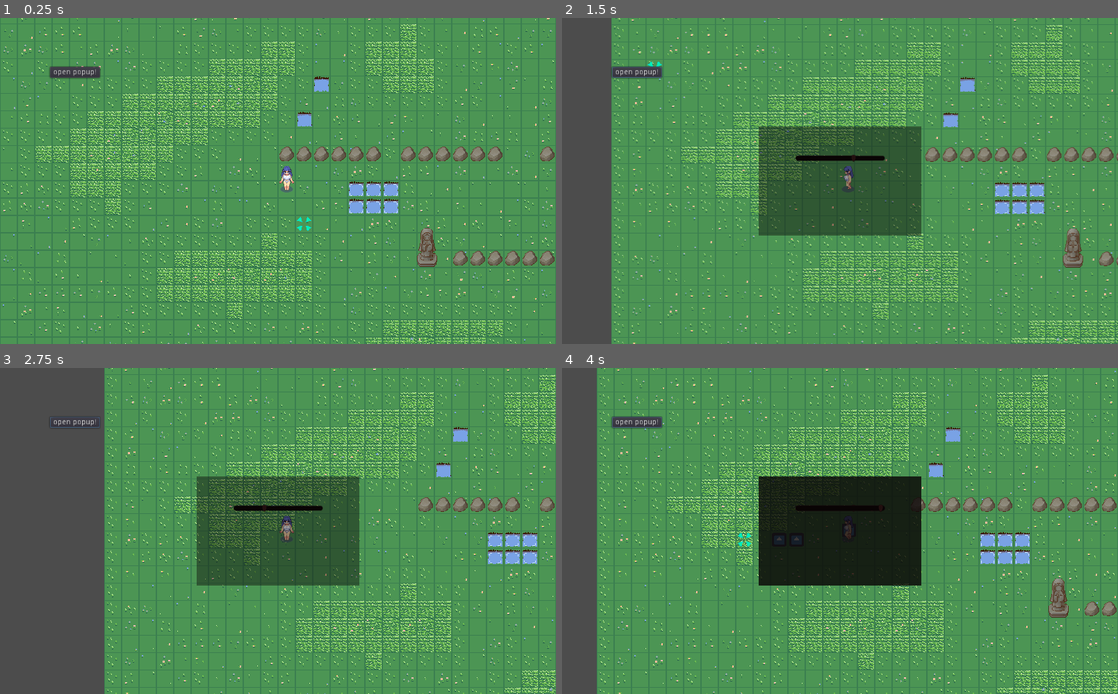
Above: before the commit, frames 1-4 (two rows, left to right).
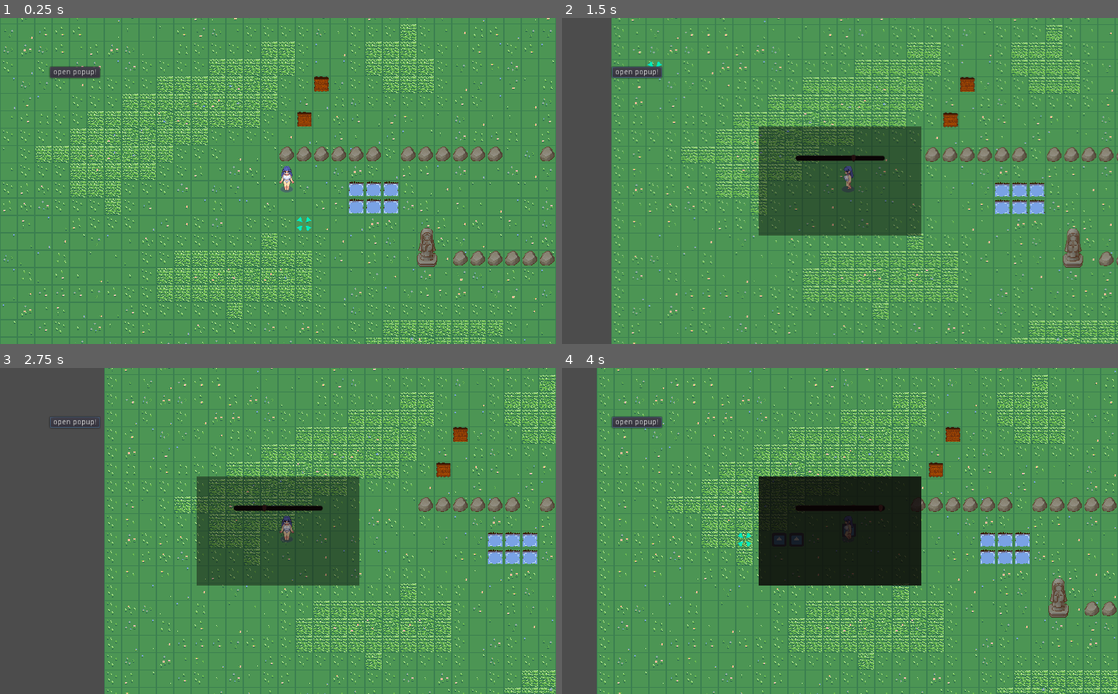
Above: after the commit, the same moments.

Repository: Josephkhland/gwj58
Game: Godot game, scene res://Scenes/BaseGameUI/BaseGameUI.tscn
The game is run twice, just before and just after one commit, with the same random seed, the same clock (stepped at 60 frames per second) and the same inputs. The engine's default icon, where the game draws it, is replaced by a stand-in: a white triangle on a blue panel in a dark square.
Inputs (mouse positions are in pixels of both pictures, inside the frame that each line leads up to):
- Up to frame 1 (0.25 s): no input
- Up to frame 2 (1.5 s): click "open popup!" at 0.5 s; click "open popup!" at 1.25 s
- Up to frame 3 (2.75 s): click "open popup!" at 2 s
- Up to frame 4 (4 s): tap Enter (ui_accept) at 2.75, 3.02, 3.77 s; move the mouse to (962, 514) at 2.77 s; press the mouse at (962, 514) at 2.78 s; move the mouse to (728, 547) at 3.52 s; release the mouse at (728, 547) at 3.53 s; click (728, 547) at 3.6 s

The runs differ from the first frame. In frame 1, 0.2% of the frame differs, in the area x 53-60%, y 17-34%; in frame 2, 0.2%, in the area x 68-75%, y 18-34%; in frame 3, 0.2%; in frame 4, 0.2%.

Commit message:
Plant Object Animations

Diff:
--- a/Scenes/PlantObject/PlantObject.gd
+++ b/Scenes/PlantObject/PlantObject.gd
@@ -10,6 +10,7 @@
 var step_time : float = 0.1
 
 var harvestable : bool = true
+var hosting_plot = null
 
 var harvest_list : Dictionary = {}
 # Called when the node enters the scene tree for the first time.
@@ -18,25 +19,53 @@
 var harvest_changes : Dictionary = {
 	GlobalVariables.PlantGrowthLevel.Seed : HarvestChange.new(),
 	GlobalVariables.PlantGrowthLevel.Growing : HarvestChange.new(),
-	GlobalVariables.PlantGrowthLevel.Ready : HarvestChange.new()
+	GlobalVariables.PlantGrowthLevel.Ready : HarvestChange.new(),
+	GlobalVariables.PlantGrowthLevel.Rotting : HarvestChange.new()
 }
 
+var action_animation_playing = false
+var count_since_last_animation = 0;
+
+func _process(delta):
+	count_since_last_animation += delta
+	if action_animation_playing == false and (growth_level == GlobalVariables.PlantGrowthLevel.Ready or growth_level == GlobalVariables.PlantGrowthLevel.Rotting):
+		if GlobalVariables.rng.randi_range(0,120) < count_since_last_animation:
+			count_since_last_animation = 0
+			action_animation_playing = true
+			match growth_level:
+				GlobalVariables.PlantGrowthLevel.Ready:
+					$Sprite.play("ready_blown")
+				GlobalVariables.PlantGrowthLevel.Rotting:
+					$Sprite.play("wilt_action")
 
 func _ready():
+	$Sprite.animation = "seed_state"
 	step_timer.wait_time = step_time
 	step_timer.start()
 	global_position = GlobalVariables.snap_to_grid(global_position)
 
 func destroy_plant():
+	hosting_plot.is_planted = false
 	queue_free()
 
 func grow():
-	if (growth_level >= GlobalVariables.PlantGrowthLevel.Ready):
+	if (growth_level >= GlobalVariables.PlantGrowthLevel.Rotting):
 		destroy_plant()
 	harvestable = harvest_changes[growth_level].Harvestable
 	step_time = harvest_changes[growth_level].StepTime
 	growth_per_step = harvest_changes[growth_level].GrowthPerStep
 	harvest_list = harvest_changes[growth_level].NewHarvestList
+
+	match growth_level:
+		GlobalVariables.PlantGrowthLevel.Seed:
+				$Sprite.animation = "growing_state"
+		GlobalVariables.PlantGrowthLevel.Growing:
+			$Sprite.animation = "ready_blown"
+			action_animation_playing = true
+
+		GlobalVariables.PlantGrowthLevel.Ready:
+			$Sprite.animation = "wilt_action"
+			action_animation_playing = true
 	growth_level+= 1
 
 func _on_StepTimer_timeout():
@@ -45,7 +74,6 @@
 	#print("PROGRESS")
 	#print(growth_progress)
 	if growth_progress >= 1:
-		print(growth_level)
 		growth_progress = 0
 		grow()
 		step_timer.wait_time = step_time
@@ -74,3 +102,13 @@
 	print("ITEM RETRIEVED: " + item_key_selected)
 	#More Code should be added here about actually giving the item to the player.
 	return true
+
+
+
+func _on_Sprite_animation_finished():
+	if $Sprite.animation == "wilt_action":
+		$Sprite.animation = "wilty_state"
+		action_animation_playing = false
+	elif $Sprite.animation == "ready_blown":
+		$Sprite.animation = "ready_state"
+		action_animation_playing = false
--- a/Scenes/PlantObject/PlantObject.tscn
+++ b/Scenes/PlantObject/PlantObject.tscn
@@ -1,24 +1,264 @@
-[gd_scene load_steps=3 format=2]
-
-[ext_resource path="res://icon.png" type="Texture" id=1]
+[gd_scene load_steps=45 format=2]
+
+[ext_resource path="res://Assets/Original/Sprites/gwj58-readyPlant.png" type="Texture" id=1]
 [ext_resource path="res://Scenes/PlantObject/PlantObject.gd" type="Script" id=2]
+[ext_resource path="res://Assets/Original/Sprites/gwj58-wiltingPlant.png" type="Texture" id=3]
+[ext_resource path="res://Assets/Original/Sprites/gwj58-growingPlant.png" type="Texture" id=4]
+[ext_resource path="res://Assets/Original/Sprites/gwj58-seedPlant.png" type="Texture" id=5]
+
+[sub_resource type="AtlasTexture" id=1]
+flags = 4
+atlas = ExtResource( 4 )
+region = Rect2( 0, 0, 32, 64 )
+
+[sub_resource type="AtlasTexture" id=2]
+flags = 4
+atlas = ExtResource( 4 )
+region = Rect2( 32, 0, 32, 64 )
+
+[sub_resource type="AtlasTexture" id=3]
+flags = 4
+atlas = ExtResource( 4 )
+region = Rect2( 64, 0, 32, 64 )
+
+[sub_resource type="AtlasTexture" id=4]
+flags = 4
+atlas = ExtResource( 4 )
+region = Rect2( 96, 0, 32, 64 )
+
+[sub_resource type="AtlasTexture" id=5]
+flags = 4
+atlas = ExtResource( 4 )
+region = Rect2( 128, 0, 32, 64 )
+
+[sub_resource type="AtlasTexture" id=6]
+flags = 4
+atlas = ExtResource( 4 )
+region = Rect2( 160, 0, 32, 64 )
+
+[sub_resource type="AtlasTexture" id=7]
+flags = 4
+atlas = ExtResource( 4 )
+region = Rect2( 192, 0, 32, 64 )
+
+[sub_resource type="AtlasTexture" id=8]
+flags = 4
+atlas = ExtResource( 4 )
+region = Rect2( 224, 0, 32, 64 )
+
+[sub_resource type="AtlasTexture" id=9]
+flags = 4
+atlas = ExtResource( 4 )
+region = Rect2( 256, 0, 32, 64 )
+
+[sub_resource type="AtlasTexture" id=10]
+flags = 4
+atlas = ExtResource( 4 )
+region = Rect2( 288, 0, 32, 64 )
+
+[sub_resource type="AtlasTexture" id=11]
+flags = 4
+atlas = ExtResource( 4 )
+region = Rect2( 320, 0, 32, 64 )
+
+[sub_resource type="AtlasTexture" id=12]
+flags = 4
+atlas = ExtResource( 4 )
+region = Rect2( 352, 0, 32, 64 )
+
+[sub_resource type="AtlasTexture" id=13]
+flags = 4
+atlas = ExtResource( 4 )
+region = Rect2( 384, 0, 32, 64 )
+
+[sub_resource type="AtlasTexture" id=14]
+flags = 4
+atlas = ExtResource( 4 )
+region = Rect2( 416, 0, 32, 64 )
+
+[sub_resource type="AtlasTexture" id=15]
+flags = 4
+atlas = ExtResource( 4 )
+region = Rect2( 448, 0, 32, 64 )
+
+[sub_resource type="AtlasTexture" id=16]
+flags = 4
+atlas = ExtResource( 1 )
+region = Rect2( 0, 0, 32, 64 )
+
+[sub_resource type="AtlasTexture" id=17]
+flags = 4
+atlas = ExtResource( 1 )
+region = Rect2( 32, 0, 32, 64 )
+
+[sub_resource type="AtlasTexture" id=18]
+flags = 4
+atlas = ExtResource( 1 )
+region = Rect2( 64, 0, 32, 64 )
+
+[sub_resource type="AtlasTexture" id=19]
+flags = 4
+atlas = ExtResource( 1 )
+region = Rect2( 96, 0, 32, 64 )
+
+[sub_resource type="AtlasTexture" id=20]
+flags = 4
+atlas = ExtResource( 1 )
+region = Rect2( 128, 0, 32, 64 )
+
+[sub_resource type="AtlasTexture" id=21]
+flags = 4
+atlas = ExtResource( 1 )
+region = Rect2( 160, 0, 32, 64 )
+
+[sub_resource type="AtlasTexture" id=22]
+flags = 4
+atlas = ExtResource( 1 )
+region = Rect2( 192, 0, 32, 64 )
+
+[sub_resource type="AtlasTexture" id=23]
+flags = 4
+atlas = ExtResource( 1 )
+region = Rect2( 224, 0, 32, 64 )
+
+[sub_resource type="AtlasTexture" id=24]
+flags = 4
+atlas = ExtResource( 1 )
+region = Rect2( 256, 0, 32, 64 )
+
+[sub_resource type="AtlasTexture" id=25]
+flags = 4
+atlas = ExtResource( 1 )
+region = Rect2( 288, 0, 32, 64 )
+
+[sub_resource type="AtlasTexture" id=26]
+flags = 4
+atlas = ExtResource( 1 )
+region = Rect2( 0, 0, 32, 64 )
+
+[sub_resource type="AtlasTexture" id=27]
+flags = 4
+atlas = ExtResource( 5 )
+region = Rect2( 0, 0, 32, 64 )
+
+[sub_resource type="AtlasTexture" id=28]
+flags = 4
+atlas = ExtResource( 3 )
+region = Rect2( 0, 0, 32, 64 )
+
+[sub_resource type="AtlasTexture" id=29]
+flags = 4
+atlas = ExtResource( 3 )
+region = Rect2( 32, 0, 32, 64 )
+
+[sub_resource type="AtlasTexture" id=30]
+flags = 4
+atlas = ExtResource( 3 )
+region = Rect2( 64, 0, 32, 64 )
+
+[sub_resource type="AtlasTexture" id=31]
+flags = 4
+atlas = ExtResource( 3 )
+region = Rect2( 96, 0, 32, 64 )
+
+[sub_resource type="AtlasTexture" id=32]
+flags = 4
+atlas = ExtResource( 3 )
+region = Rect2( 128, 0, 32, 64 )
+
+[sub_resource type="AtlasTexture" id=33]
+flags = 4
+atlas = ExtResource( 3 )
+region = Rect2( 160, 0, 32, 64 )
+
+[sub_resource type="AtlasTexture" id=34]
+flags = 4
+atlas = ExtResource( 3 )
+region = Rect2( 192, 0, 32, 64 )
+
+[sub_resource type="AtlasTexture" id=35]
+flags = 4
+atlas = ExtResource( 3 )
+region = Rect2( 224, 0, 32, 64 )
+
+[sub_resource type="AtlasTexture" id=36]
+flags = 4
+atlas = ExtResource( 3 )
+region = Rect2( 256, 0, 32, 64 )
+
+[sub_resource type="AtlasTexture" id=37]
+flags = 4
+atlas = ExtResource( 3 )
+region = Rect2( 288, 0, 32, 64 )
+
+[sub_resource type="AtlasTexture" id=38]
+flags = 4
+atlas = ExtResource( 3 )
+region = Rect2( 0, 0, 32, 64 )
+
+[sub_resource type="SpriteFrames" id=39]
+animations = [ {
+"frames": [ SubResource( 1 ), SubResource( 2 ), SubResource( 3 ), SubResource( 4 ), SubResource( 5 ), SubResource( 6 ), SubResource( 7 ), SubResource( 8 ), SubResource( 9 ), SubResource( 10 ), SubResource( 11 ), SubResource( 12 ), SubResource( 13 ), SubResource( 14 ), SubResource( 15 ) ],
+"loop": true,
+"name": "growing_state",
+"speed": 5.0
+}, {
+"frames": [ SubResource( 16 ), SubResource( 17 ), SubResource( 18 ), SubResource( 19 ), SubResource( 20 ), SubResource( 21 ), SubResource( 22 ), SubResource( 23 ), SubResource( 24 ), SubResource( 25 ) ],
+"loop": true,
+"name": "ready_blown",
+"speed": 5.0
+}, {
+"frames": [ SubResource( 26 ) ],
+"loop": true,
+"name": "ready_state",
+"speed": 5.0
+}, {
+"frames": [ SubResource( 27 ) ],
+"loop": true,
+"name": "seed_state",
+"speed": 5.0
+}, {
+"frames": [ SubResource( 28 ), SubResource( 29 ), SubResource( 30 ), SubResource( 31 ), SubResource( 32 ), SubResource( 33 ), SubResource( 34 ), SubResource( 35 ), SubResource( 36 ), SubResource( 37 ) ],
+"loop": true,
+"name": "wilt_action",
+"speed": 5.0
+}, {
+"frames": [ SubResource( 38 ) ],
+"loop": true,
+"name": "wilty_state",
+"speed": 5.0
+} ]
 
 [node name="PlantObject" type="Position2D"]
 script = ExtResource( 2 )
 
-[node name="Sprite" type="Sprite" parent="."]
-modulate = Color( 0.501961, 1, 0, 1 )
-scale = Vector2( 0.4, 0.4 )
-texture = ExtResource( 1 )
+[node name="Sprite" type="AnimatedSprite" parent="."]
+position = Vector2( 0, -17 )
+frames = SubResource( 39 )
+animation = "growing_state"
+frame = 14
+playing = true
 
 [node name="StepTimer" type="Timer" parent="."]
 
 [node name="ProgressBar" type="ProgressBar" parent="."]
-margin_left = -32.0
-margin_top = -40.0
-margin_right = 32.0
-margin_bottom = -24.0
+margin_left = -16.0
+margin_top = -35.0
+margin_right = 16.0
+margin_bottom = -30.0
 rect_min_size = Vector2( 32, 5 )
 percent_visible = false
 
+[node name="HarvestIcons" type="Node2D" parent="."]
+
+[node name="Icon1" type="Sprite" parent="HarvestIcons"]
+position = Vector2( 2, 0 )
+
+[node name="Icon2" type="Sprite" parent="HarvestIcons"]
+position = Vector2( -2, -1 )
+
+[node name="Icon3" type="Sprite" parent="HarvestIcons"]
+position = Vector2( 3, 3 )
+
+[connection signal="animation_finished" from="Sprite" to="." method="_on_Sprite_animation_finished"]
 [connection signal="timeout" from="StepTimer" to="." method="_on_StepTimer_timeout"]
--- a/Scenes/Plot/Plot.gd
+++ b/Scenes/Plot/Plot.gd
@@ -28,6 +28,7 @@
 		return
 	plant_object = plantObject_scene.instance()
 	add_child(plant_object)
+	plant_object.hosting_plot = self
 	is_planted = true
 	#If Player is Adjacent
 	pass
--- a/Scenes/Plot/Plot.tscn
+++ b/Scenes/Plot/Plot.tscn
@@ -1,7 +1,7 @@
 [gd_scene load_steps=4 format=2]
 
 [ext_resource path="res://Scenes/Plot/Plot.gd" type="Script" id=1]
-[ext_resource path="res://Assets/Original/Tilesets/gwj58-puddle-animations.png" type="Texture" id=2]
+[ext_resource path="res://Assets/Original/Tilesets/gwj58-empty_plot.png" type="Texture" id=2]
 
 [sub_resource type="AtlasTexture" id=1]
 flags = 4
Binary file added: Assets/Original/Sprites/gwj58-growingPlant.png
Not shown, added: Assets/Original/Sprites/gwj58-growingPlant.png.import
Binary file added: Assets/Original/Sprites/gwj58-readyPlant.png
Not shown, added: Assets/Original/Sprites/gwj58-readyPlant.png.import
Binary file added: Assets/Original/Sprites/gwj58-seedPlant.png
Not shown, added: Assets/Original/Sprites/gwj58-seedPlant.png.import
Binary file added: Assets/Original/Sprites/gwj58-wiltingPlant.png
Not shown, added: Assets/Original/Sprites/gwj58-wiltingPlant.png.import
Binary file added: Assets/Original/Tilesets/gwj58-empty_plot.png
Not shown, added: Assets/Original/Tilesets/gwj58-empty_plot.png.import
